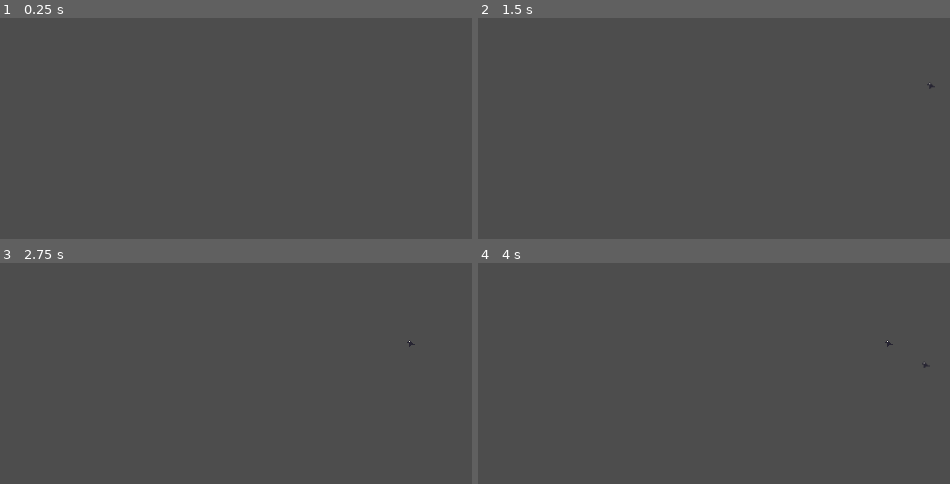
Above: before the commit, frames 1-4 (two rows, left to right).
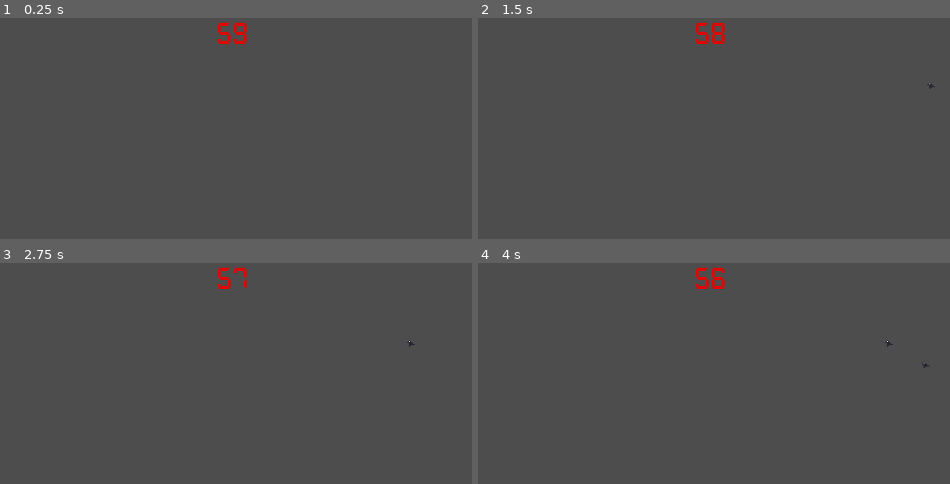
Above: after the commit, the same moments.

Repository: arcality/Count-Down-GMTK-2026
Game: Godot game, scene res://scenes/main.tscn
Two runs of this game, one before a commit and one after it. Both use one fixed random seed, a clock stepped at 60 frames per second and the inputs below.
Inputs:
- Up to frame 1 (0.25 s): no input
- Up to frame 2 (1.5 s): tap Enter at 0.5 s; hold D (move_right) 0.53-1.28 s; tap Space (debug_button) at 1.25 s; hold S (move_down) from 1.28 s (still down)
- Up to frame 3 (2.75 s): release S (move_down) at 2.03 s; hold D (move_right) from 2.03 s (still down)
- Up to frame 4 (4 s): tap Enter at 2.75 s; release D (move_right) at 2.78 s; hold W (move_up) 2.78-3.53 s; tap Space (debug_button) at 3.5 s; hold A (move_left) from 3.53 s (still down)

The runs differ from the first frame. In frame 1, 0.3% of the frame differs, in the area x 46-53%, y 1-12%; in frame 2, 0.3%; in frame 3, 0.2%; in frame 4, 0.3%.

Commit message:
add timer

Diff:
--- a/scenes/main.tscn
+++ b/scenes/main.tscn
@@ -3,6 +3,12 @@
 [ext_resource type="PackedScene" uid="uid://cb3dertjap4to" path="res://scenes/player.tscn" id="1_o5qli"]
 [ext_resource type="Script" uid="uid://rm5dhyps10wv" path="res://scripts/main.gd" id="1_sugp2"]
 [ext_resource type="PackedScene" uid="uid://b55o21qw2uf76" path="res://scenes/launch_pad.tscn" id="2_0wfyh"]
+[ext_resource type="FontFile" uid="uid://dpgogr80bw5ug" path="res://assets/fonts/G7_Segment_7a.ttf" id="4_jyhfs"]
+
+[sub_resource type="LabelSettings" id="LabelSettings_5kwya"]
+font = ExtResource("4_jyhfs")
+font_size = 30
+font_color = Color(0.9003146, 0.013637632, 6.738305e-07, 1)
 
 [node name="Main" type="Node" unique_id=162972]
 script = ExtResource("1_sugp2")
@@ -12,3 +18,20 @@
 position = Vector2(223, 154)
 
 [node name="LaunchPad" parent="." unique_id=556309248 instance=ExtResource("2_0wfyh")]
+
+[node name="CanvasLayer" type="CanvasLayer" parent="." unique_id=1395894076]
+
+[node name="TimeDisplay" type="Label" parent="CanvasLayer" unique_id=1806809669]
+anchors_preset = 5
+anchor_left = 0.5
+anchor_right = 0.5
+offset_left = -20.0
+offset_right = 20.0
+offset_bottom = 23.0
+grow_horizontal = 2
+text = "Time"
+label_settings = SubResource("LabelSettings_5kwya")
+horizontal_alignment = 1
+
+[node name="Timer" type="Timer" parent="." unique_id=373041728]
+wait_time = 60.0
--- a/scripts/main.gd
+++ b/scripts/main.gd
@@ -5,11 +5,15 @@
 @onready var window_width = get_viewport().get_visible_rect().size.x
 @onready var window_height = get_viewport().get_visible_rect().size.y
 
+@onready var time_display = $CanvasLayer/TimeDisplay
+@onready var timer = $Timer
+
 var bird_scene = preload("res://scenes/bird.tscn")
 var random = RandomNumberGenerator.new()
 
 # Called when the node enters the scene tree for the first time.
 func _ready() -> void:
+	timer.start()
 	#print(window_width)
 	#print(window_height)
 	#print(get_window().size)
@@ -27,6 +31,7 @@
 func _process(_delta: float) -> void:
 	if Input.is_action_just_pressed("debug_button"):
 		spawn_bird()
+	time_display.text = str(int(timer.time_left))
 
 
 
Binary file added: assets/fonts/G7_Segment_7a.ttf
Not shown, added: assets/fonts/G7_Segment_7a.ttf.import
Not shown, changed: .gitignore
